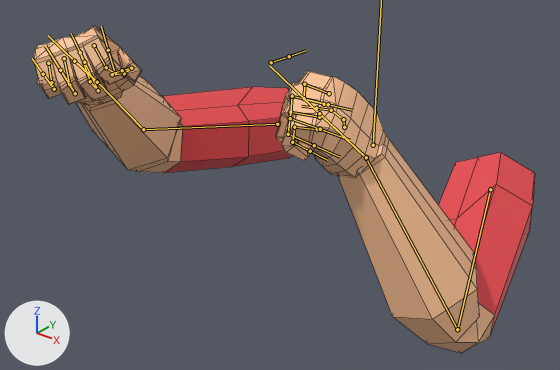
Two versions of the FBX model Assets/Resources/Animations/LowPolyArmsIdle.fbx, one commit apart.
Rendered twice from a 50 mm camera at (0.669, -1.102, 0.529) aimed at (-0.006, -0.258, 0.006). The axes (+X, +Y, +Z) are drawn at lower left. The lights are the same throughout. Both versions are drawn at frame 13 of the action 'Human FP|Idle'; the numbers are the values there. The bones that bend it are drawn over the model as lines. Mesh edges are drawn as thin lines.

The first picture shows 'Human Arms Model'.
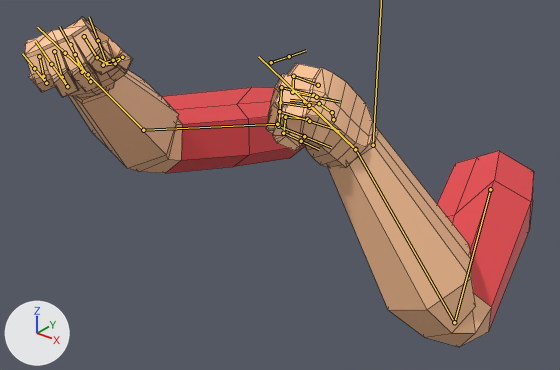
Boxes (x1, y1, x2, y2) around the edits, measured in the pictures (560 x 370 px):
'Human Arms Model', posed
    before: (34, 26, 534, 353)
    after: (25, 17, 534, 347)
bone 'Bicep.L', root to tip
    before: (490, 189) to (457, 329)
    after: (490, 189) to (454, 322)
bone 'Forearm.L', root to tip
    before: (457, 329) to (366, 158)
    after: (454, 322) to (355, 149)
bone 'Palm.L', root to tip
    before: (366, 158) to (321, 115)
    after: (355, 149) to (311, 106)
bone 'Bicep.R', root to tip
    before: (277, 124) to (143, 129)
    after: (277, 124) to (143, 130)
bone 'Forearm.R', root to tip
    before: (143, 129) to (96, 81)
    after: (143, 130) to (87, 74)
bone 'Palm.R', root to tip
    before: (96, 81) to (75, 61)
    after: (87, 74) to (65, 53)

The edits, one by one:
Bone 'Bicep.L' (bone_bicep_l) turns from (87, 26, 27) to (87, 23, 30) degrees about its own x, y and z.
Bone 'Forearm.L' (bone_forearm_l) turns from (1, -68, 101) to (0, -68, 100) degrees about its own x, y and z.
Bone 'Palm.L' (bone_palm_l) turns from (-13, -18, -10) to (-14, -15, -8) degrees about its own x, y and z.
Bone 'Bicep.R' (bone_bicep_r) turns from (71, 2, -23) to (71, 3, -20) degrees about its own x, y and z.
Bone 'Forearm.R' (bone_forearm_r) turns from (22, 8, -46) to (21, 7, -45) degrees about its own x, y and z.
Bone 'Palm.R' (bone_palm_r) turns from (5, 68, 8) to (15, 69, 18) degrees about its own x, y and z.
